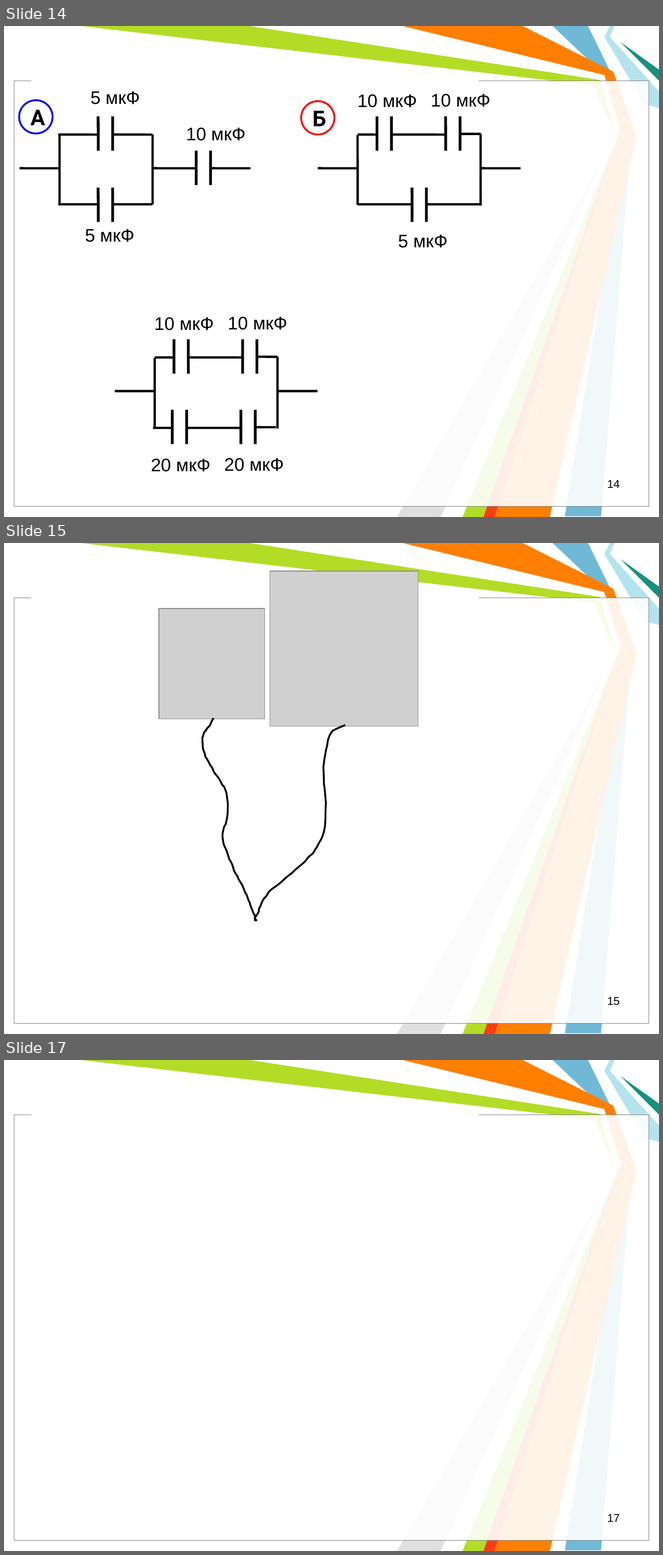
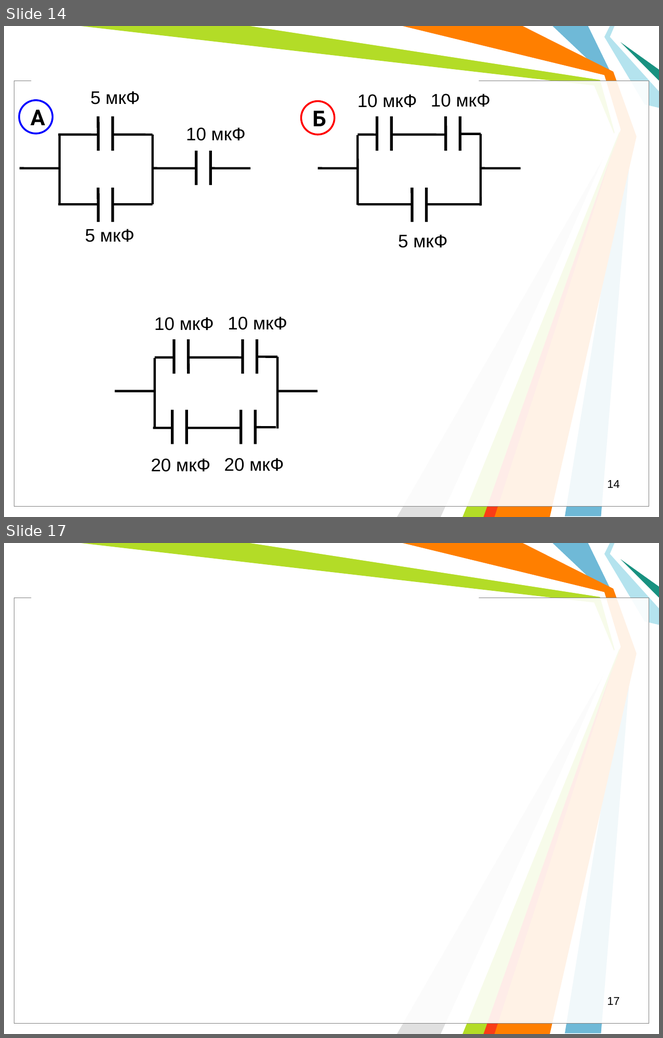
Before and after one commit to l432/NMK, a slide deck: Lecture/FIT/Less00.ppt. Shown one above the other, each under a label of ours: slides 14, 15 and 17 before the commit, slides 14 and 17 after it; the slides between them are not shown. The pictures are 663x1555 and 663x1038 pixels, drawn with LibreOffice and Linux fonts; fonts in the diff are those of the drawing; grey boxes stand for pictures; background and template pictures are left out. Boxes give left, top, right and bottom in pixels: in the first picture for what was removed or moved away, otherwise in the second. Text is boxed around its words. In the diff, an @@ line names an element or a change of style, - is before the commit and + after.

```diff
--- a/Lecture/FIT/Less00.ppt
+++ b/Lecture/FIT/Less00.ppt
@@ slide 15 removed at [4, 543, 659, 1034], background #FFFFFF; not listed: 11 template elements that a slide beside it also shows @@
@@ picture removed at [270, 571, 418, 727] @@
@@ picture removed at [158, 609, 265, 719] @@
@@ freeform shape removed at [203, 719, 258, 921] @@
@@ freeform shape removed at [254, 725, 345, 921] @@
@@ page number removed at [607, 997, 620, 1006] @@
-15
```
Also in this commit, not shown: 2 slides added, 1 other slide removed, 1 other file.
